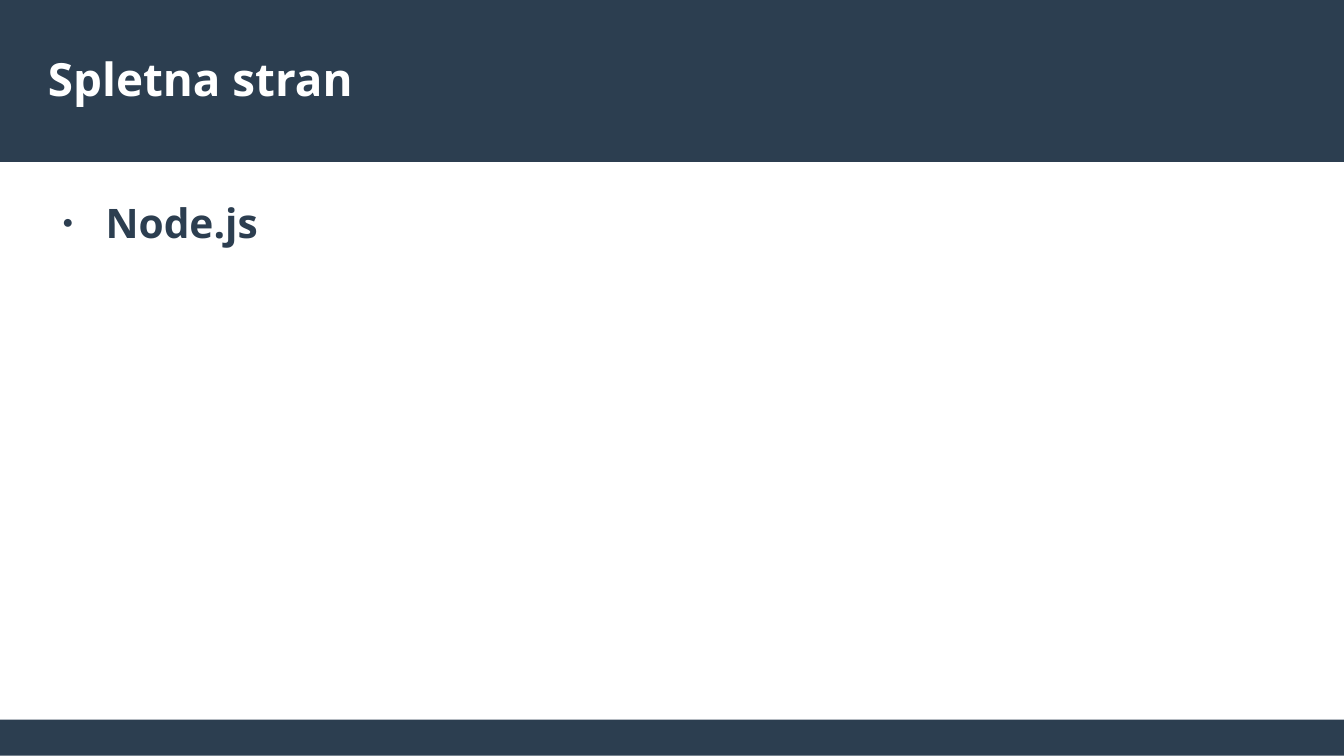
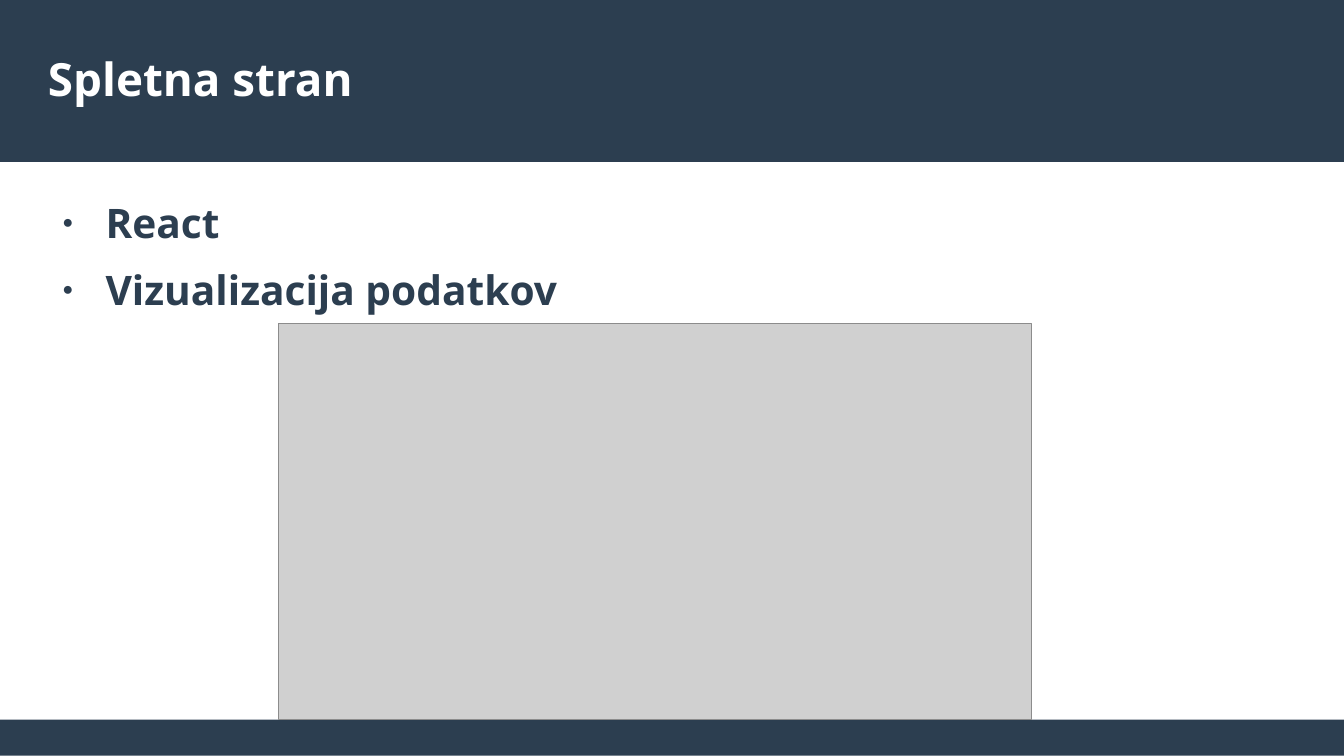
Before and after one commit to david-slatinek/rt21, a slide deck: slide 6 of documents/presentation.odp. Drawn at 1344x756 pixels with LibreOffice and Linux fonts; fonts in the diff are those of the drawing; grey boxes stand for pictures. Boxes give left, top, right and bottom in pixels: in the first picture for what was removed or moved away, otherwise in the second. Text is boxed around its words. In the diff, an @@ line names an element or a change of style, - is before the commit and + after.

Commit message:
Updated presentation

```diff
--- a/documents/presentation.odp
+++ b/documents/presentation.odp
@@ text at bbox=[106, 209, 557, 315]: text changed @@
-● Node.js
+● React
+● Vizualizacija podatkov
@@ picture added at bbox=[278, 324, 1032, 721] @@
```
Also in this commit, not shown: 1 other slide changed.
